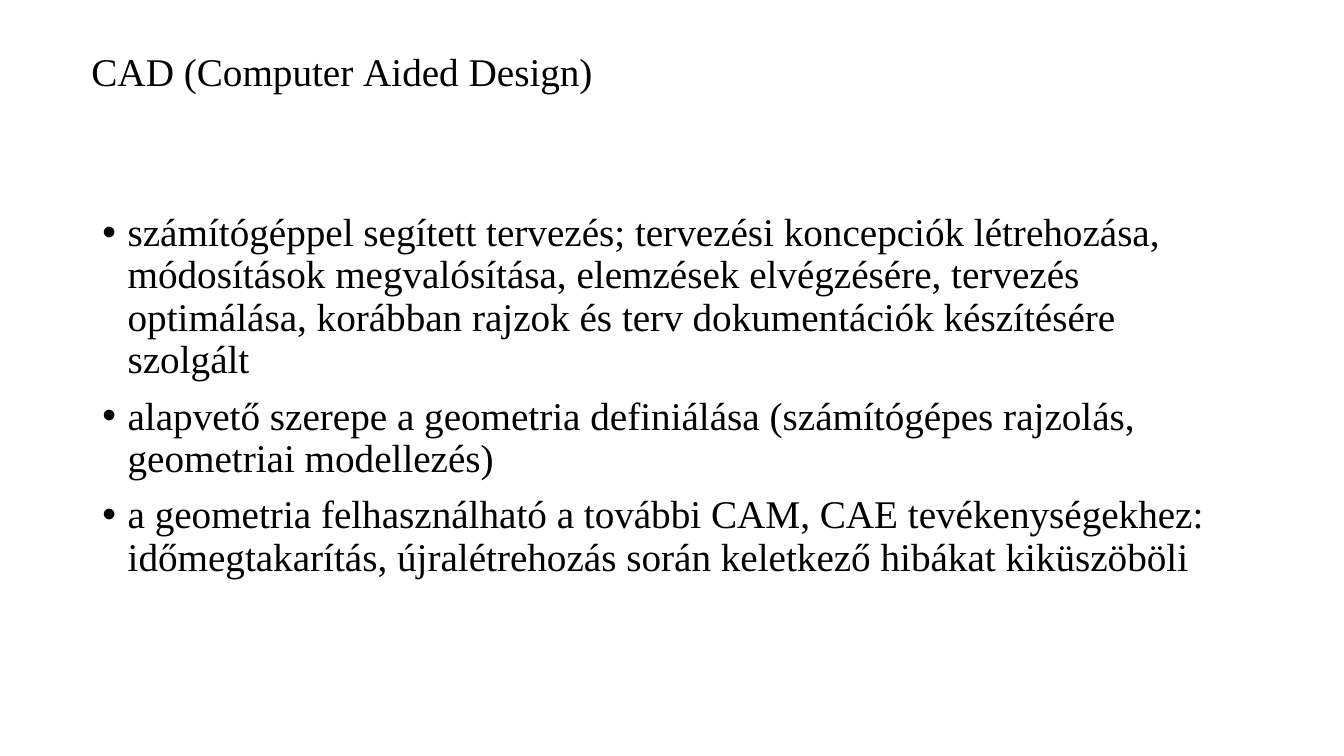
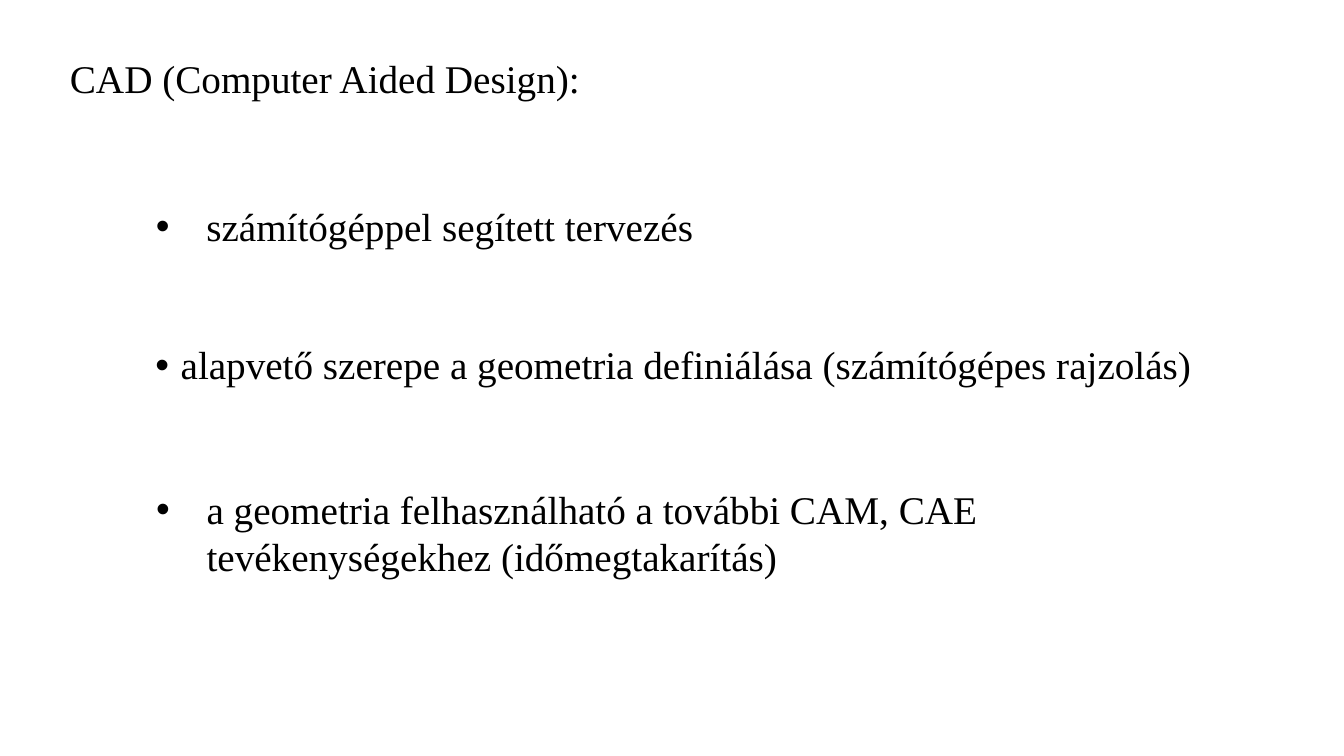
Before and after one commit to RCsSto/cad-cam-szunetment, a slide deck: slide 3 of CADCAM.pptx. Drawn at 1344x756 pixels with LibreOffice and Linux fonts; fonts in the diff are those of the drawing. Boxes give left, top, right and bottom in pixels: in the first picture for what was removed or moved away, otherwise in the second. Text is boxed around its words. In the diff, an @@ line names an element or a change of style, - is before the commit and + after.

```diff
--- a/CADCAM.pptx
+++ b/CADCAM.pptx
@@ title at (x1=70, y1=65, x2=580, y2=100): text changed @@
-CAD (Computer Aided Design)
+CAD (Computer Aided Design):
@@ text added at (x1=206, y1=213, x2=693, y2=249), 28 pt, text #000000 @@
+• számítógéppel segített tervezés
@@ text at (x1=181, y1=351, x2=1191, y2=387): text changed @@
-• számítógéppel segített tervezés; tervezési koncepciók létrehozása, módosítások megvalósítása, elemzések elvégzésére, tervezés optimálása, korábban rajzok és terv dokumentációk készítésére szolgált
-• alapvető szerepe a geometria definiálása (számítógépes rajzolás, geometriai modellezés)
-• a geometria felhasználható a további CAM, CAE tevékenységekhez: időmegtakarítás, újralétrehozás során keletkező hibákat kiküszöböli
+• alapvető szerepe a geometria definiálása (számítógépes rajzolás)
@@ text added at (x1=207, y1=496, x2=977, y2=579), 28 pt, text #000000 @@
+• a geometria felhasználható a további CAM, CAE tevékenységekhez (időmegtakarítás)
```
Also in this commit, not shown: 2 other slides changed, 2 slides added.
